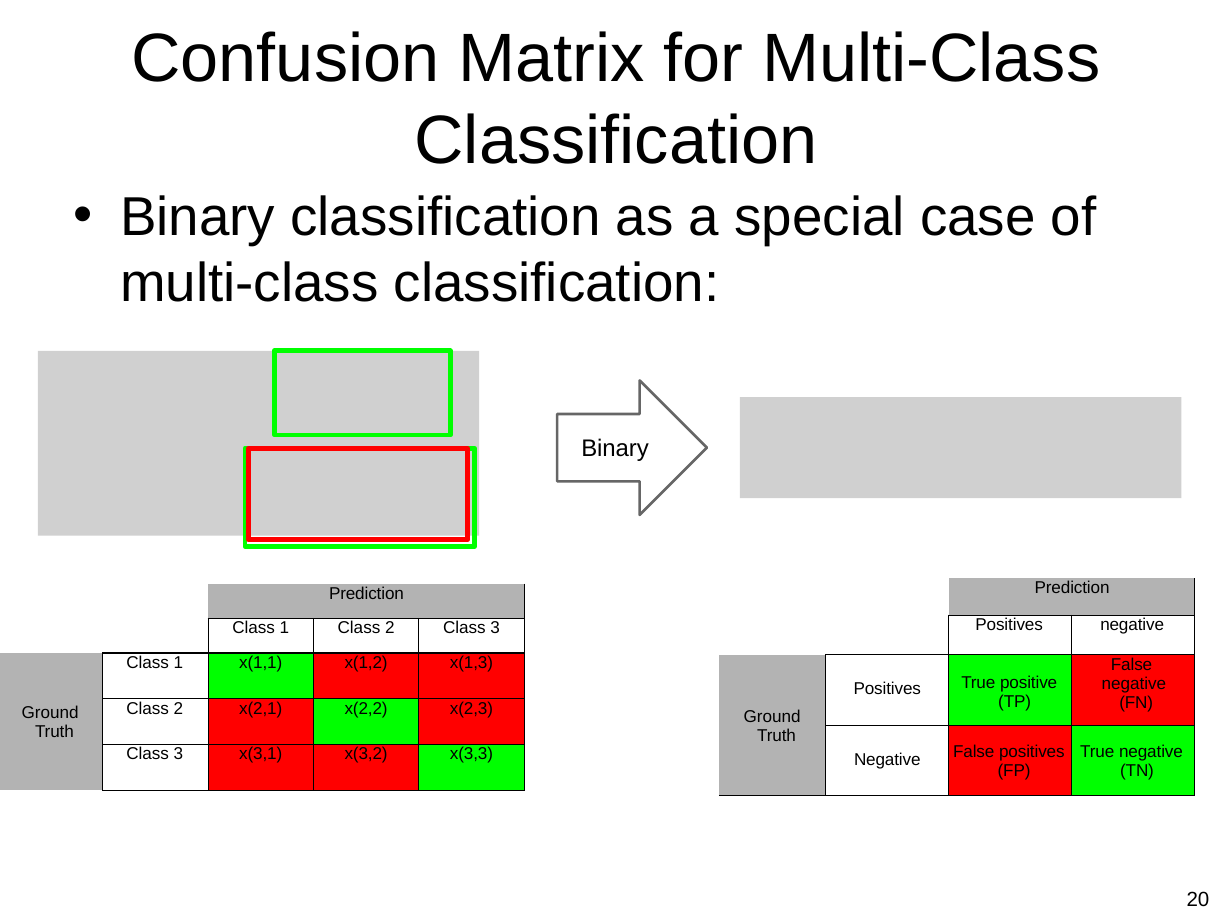
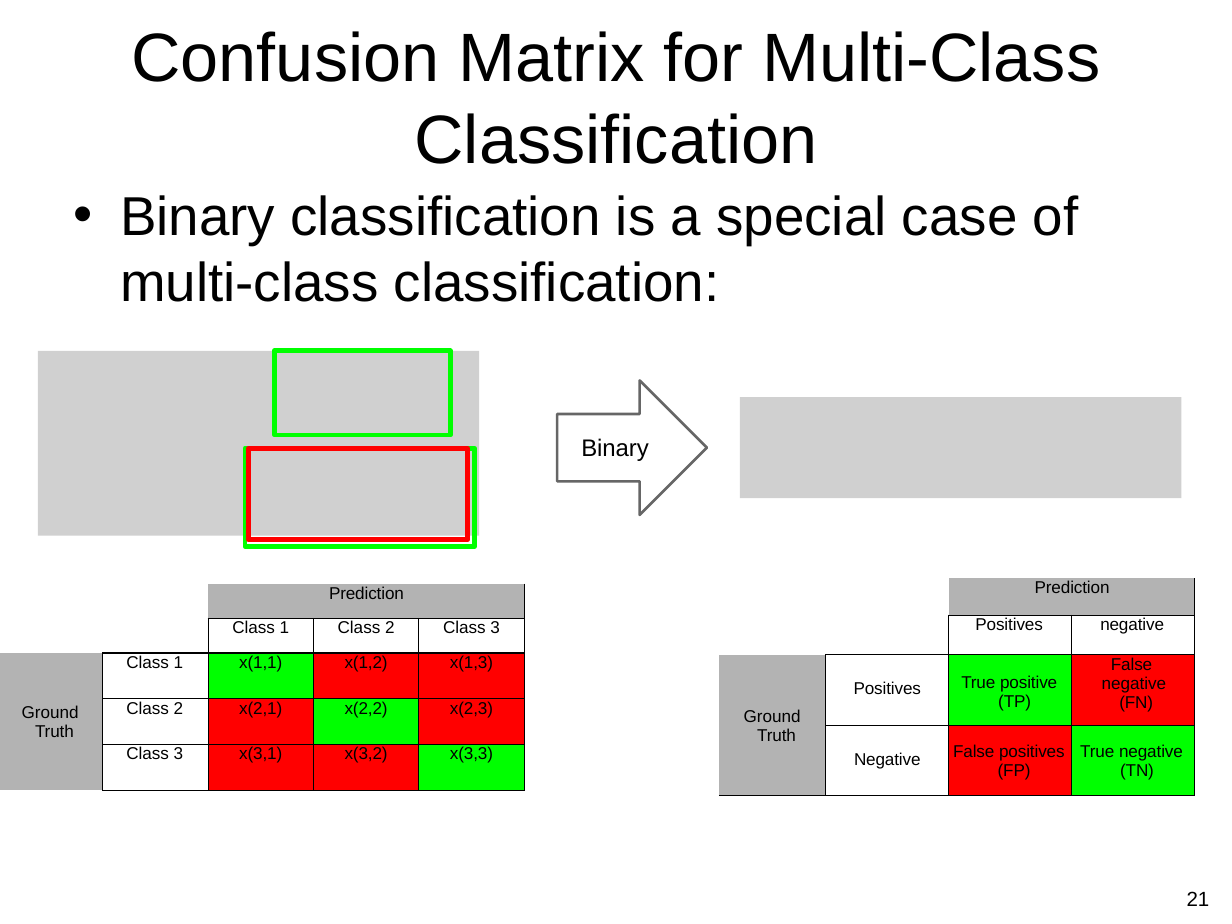
Before and after one commit to guzonghua/saav, a slide deck: slide 21 of PPTs/L3 Intro to ML.pptx (slide 20 before the commit). Drawn at 1232x924 pixels with LibreOffice and Linux fonts; fonts in the diff are those of the drawing; grey boxes stand for pictures. Boxes give left, top, right and bottom in pixels: in the first picture for what was removed or moved away, otherwise in the second. Text is boxed around its words. In the diff, an @@ line names an element or a change of style, - is before the commit and + after.

```diff
--- a/PPTs/L3 Intro to ML.pptx
+++ b/PPTs/L3 Intro to ML.pptx
@@ text at (120, 195, 1079, 302): text changed @@
-• Binary classification as a special case of multi-class classification:
+• Binary classification is a special case of multi-class classification:
@@ page number at (1187, 891, 1210, 906): text changed @@
-20
+21
```
Also in this commit, not shown: 8 other slides changed, 2 slides added, 1 slide removed, 14 other files.
